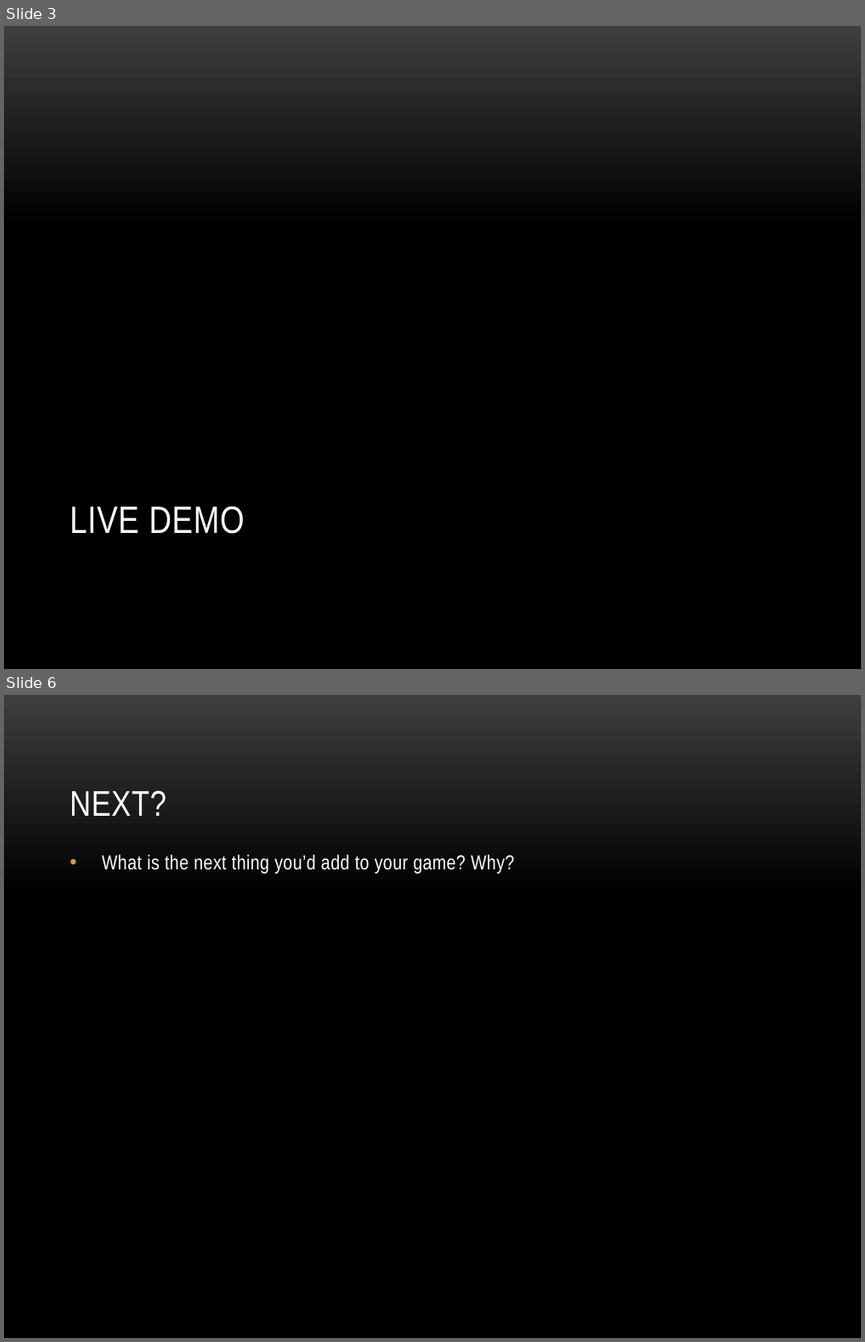
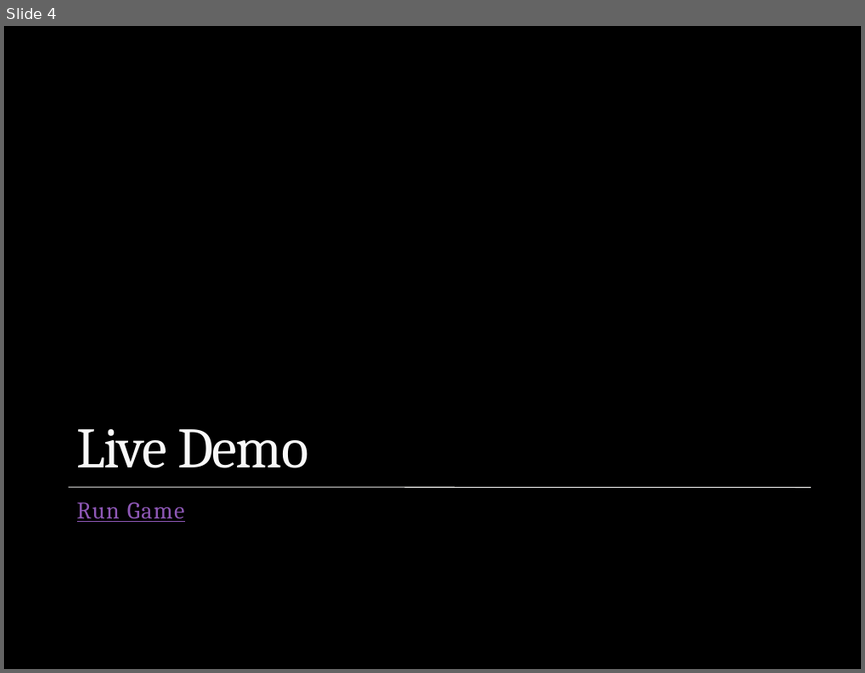
Before and after one commit to dwinings/Grow, a slide deck: CS325 Final Presentation Outline.pptx. Shown one above the other, each under a label of ours: slides 3 and 6 before the commit, slide 4 after it; the slides between them are not shown. The pictures are 865x1342 and 865x673 pixels, drawn with LibreOffice and Linux fonts; fonts in the diff are those of the drawing; background and template pictures are left out. Boxes give left, top, right and bottom in pixels: in the first picture for what was removed or moved away, otherwise in the second. Text is boxed around its words. In the diff, an @@ line names an element or a change of style, - is before the commit and + after.

```diff
--- a/CS325 Final Presentation Outline.pptx
+++ b/CS325 Final Presentation Outline.pptx
@@ slide 6 removed at (4,695,861,1338), background picture (left out) @@
@@ title removed at (69,790,166,816) @@
-NEXT?
@@ text removed at (102,854,514,873) @@
-• What is the next thing you’d add to your game? Why?
@@ what was slide 3 is now slide 4 @@
@@ slide 4 changed as well @@
@@ background gradient #3F3F3F to #000000 to picture (left out) @@
@@ title "Live Demo" at (77,429,308,468): vertical alignment top to bottom @@
@@ title at (77,429,308,468): text changed; size 32 to 48 pt; font Arial Narrow to Cambria; text colour #FFFFFF to #F9F9F9 @@
-LIVE DEMO
+Live Demo
@@ line added from (69, 487) to (812, 487), #E9E9E8 0.75 pt @@
@@ text added at (77,502,185,522), 20 pt, text #8E58B6, underline @@
+Run Game
```
Also in this commit, not shown: 7 slides added, 5 other slides removed.
